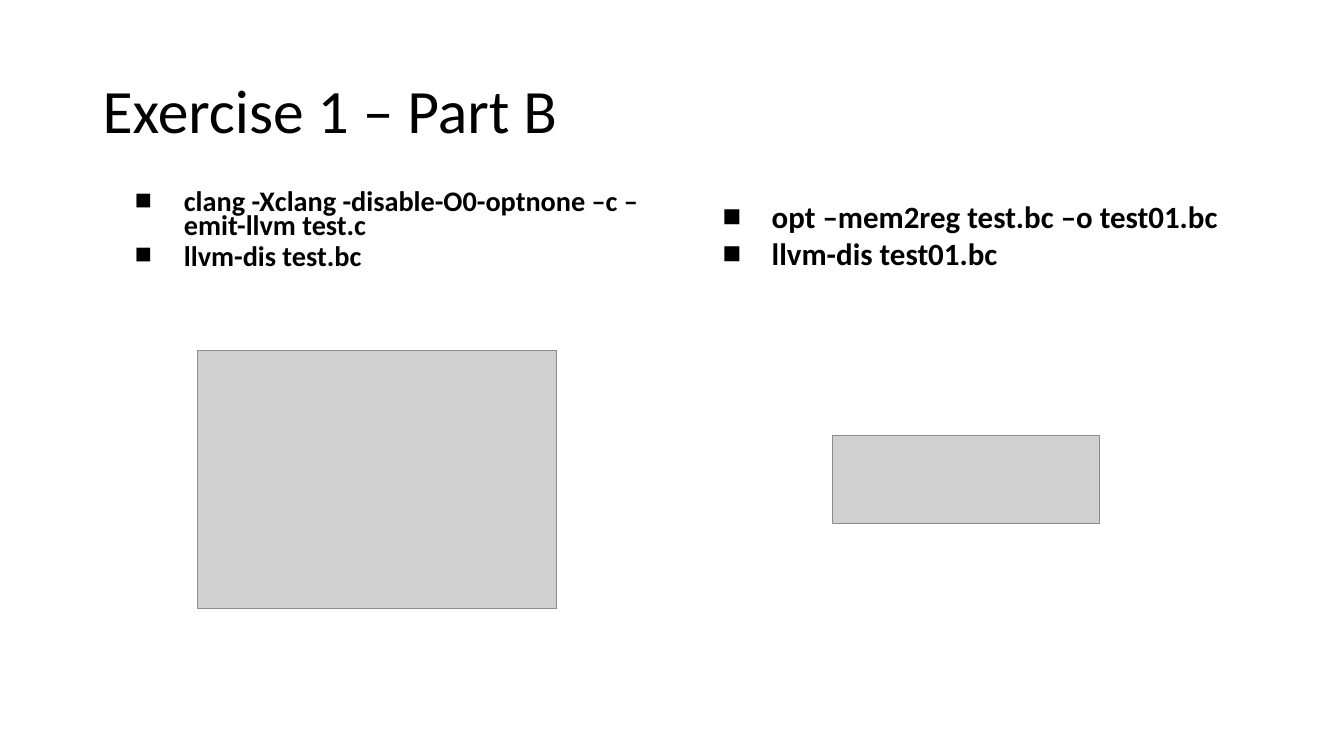
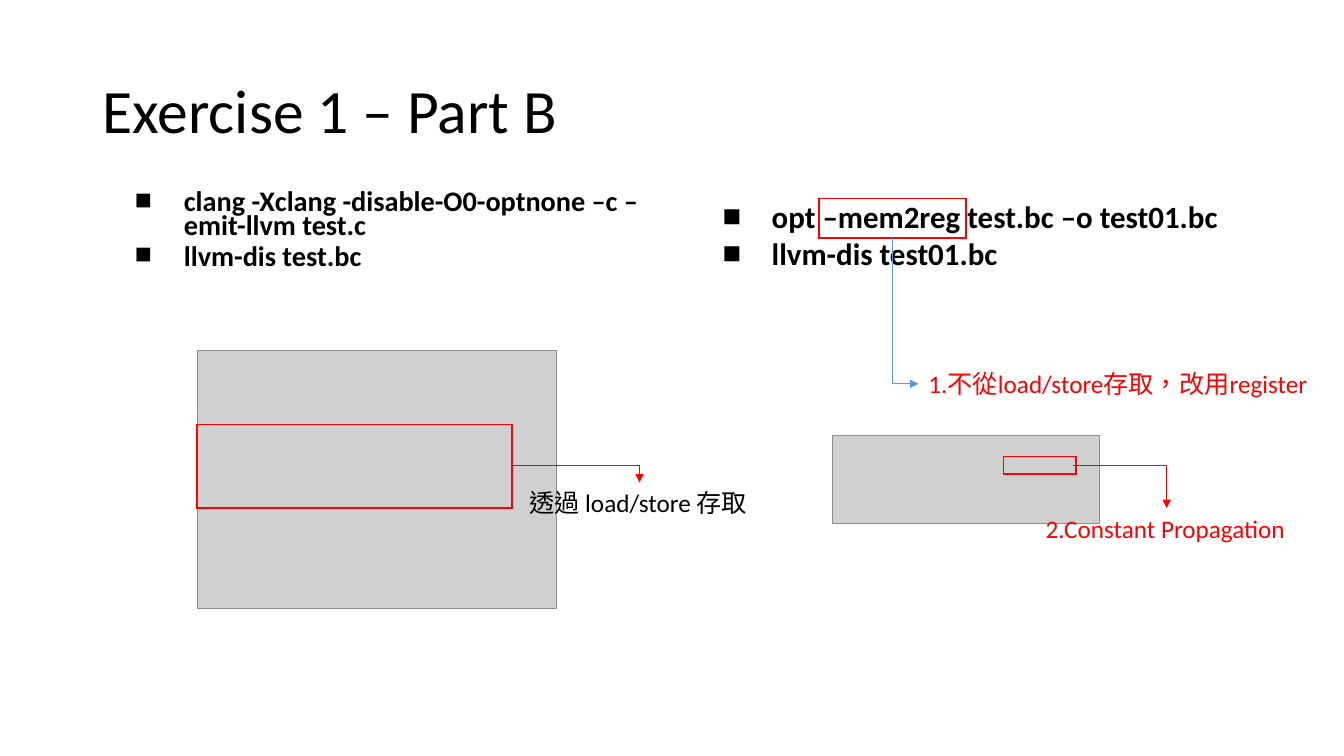
Before and after one commit to amy200377/class-compiler, a slide deck: slide 6 of ex01/ex01_ans.pptx. Drawn at 1344x756 pixels with LibreOffice and Linux fonts; fonts in the diff are those of the drawing; grey boxes stand for pictures. Boxes give left, top, right and bottom in pixels: in the first picture for what was removed or moved away, otherwise in the second. Text is boxed around its words. In the diff, an @@ line names an element or a change of style, - is before the commit and + after.

```diff
--- a/ex01/ex01_ans.pptx
+++ b/ex01/ex01_ans.pptx
@@ rectangle added at (x1=819, y1=199, x2=966, y2=238), outline #FF0000 1 pt @@
@@ elbow arrow added from (892, 238) to (919, 384), #5B9BD5 0.5 pt @@
@@ text added at (x1=928, y1=373, x2=1307, y2=398), 18 pt, text #FF0000 @@
+1.不從load/store存取，改用register
@@ rectangle added at (x1=197, y1=424, x2=512, y2=508), outline #FF0000 1 pt @@
@@ elbow arrow added from (512, 466) to (639, 483), #FF0000 0.5 pt @@
@@ rectangle added at (x1=1004, y1=457, x2=1077, y2=474), outline #FF0000 1 pt @@
@@ elbow arrow added from (1074, 466) to (1168, 508), #FF0000 0.5 pt @@
@@ text added at (x1=529, y1=486, x2=747, y2=518), 18 pt, text #000000 @@
+透過 load/store 存取
@@ text added at (x1=1046, y1=517, x2=1285, y2=543), 18 pt, text #FF0000 @@
+2.Constant Propagation
```
